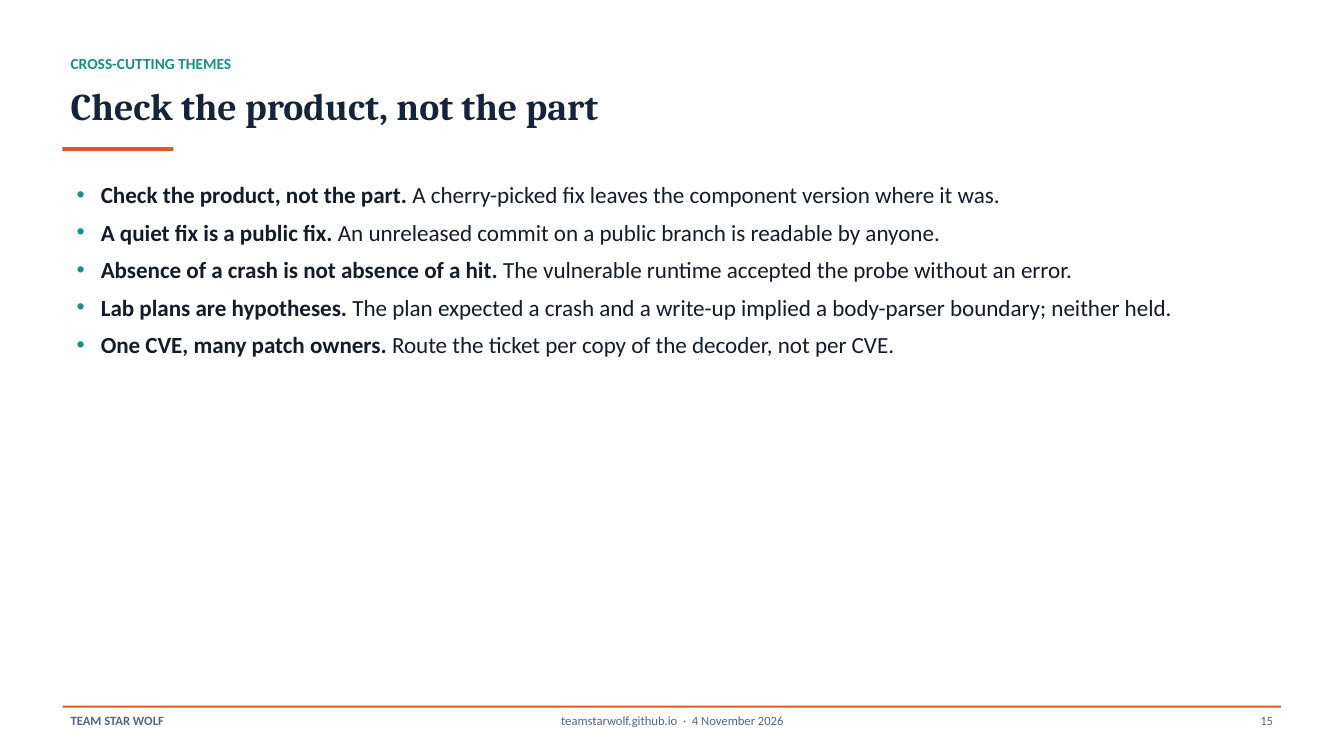
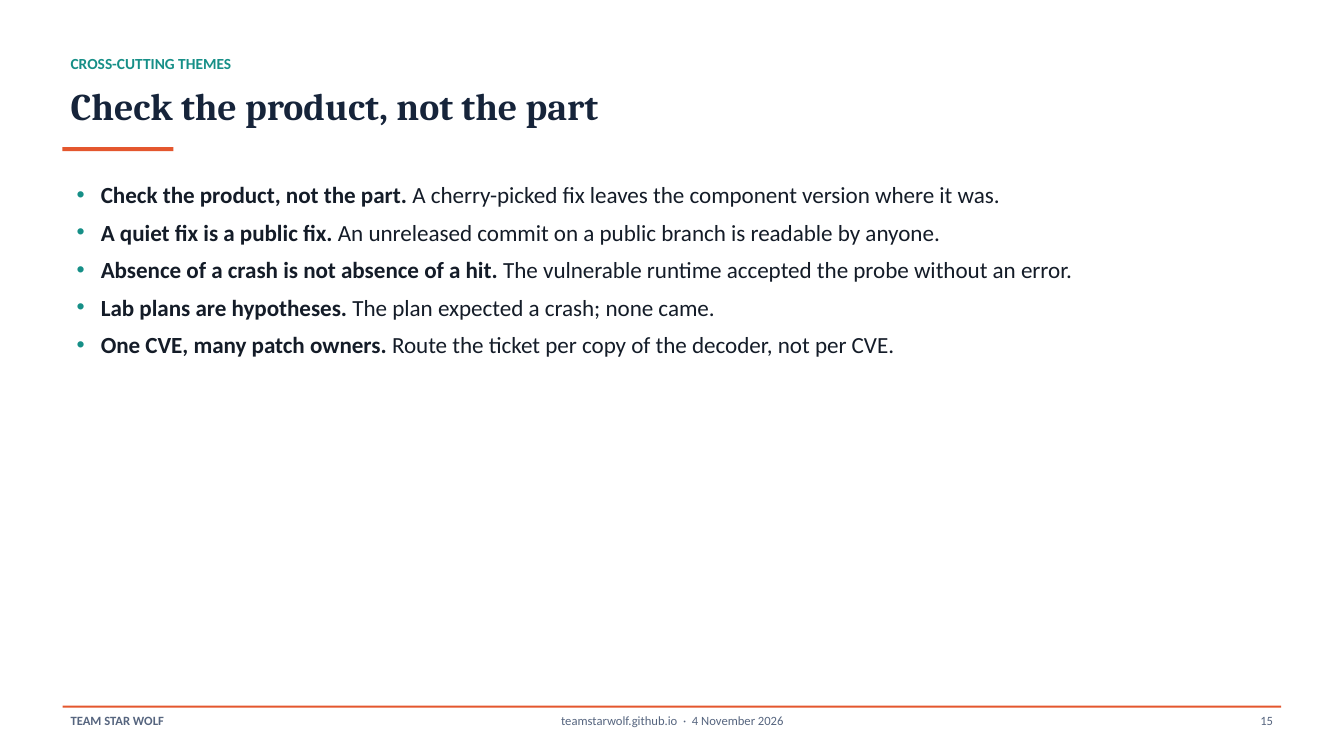
Before and after one commit to TeamStarWolf/TeamStarWolf, a slide deck: slide 15 of case-studies/slides/Nodejs_CVE_2026_111497_Case_Study.pptx. Drawn at 1344x756 pixels with LibreOffice and Linux fonts; fonts in the diff are those of the drawing. Boxes give left, top, right and bottom in pixels: in the first picture for what was removed or moved away, otherwise in the second. Text is boxed around its words. In the diff, an @@ line names an element or a change of style, - is before the commit and + after.

```diff
--- a/case-studies/slides/Nodejs_CVE_2026_111497_Case_Study.pptx
+++ b/case-studies/slides/Nodejs_CVE_2026_111497_Case_Study.pptx
@@ text at (101,299,714,320): text changed @@
-• Lab plans are hypotheses. The plan expected a crash and a write-up implied a body-parser boundary; neither held.
+• Lab plans are hypotheses. The plan expected a crash; none came.
```
Also in this commit, not shown: 1 other slide changed, 3 other files.
